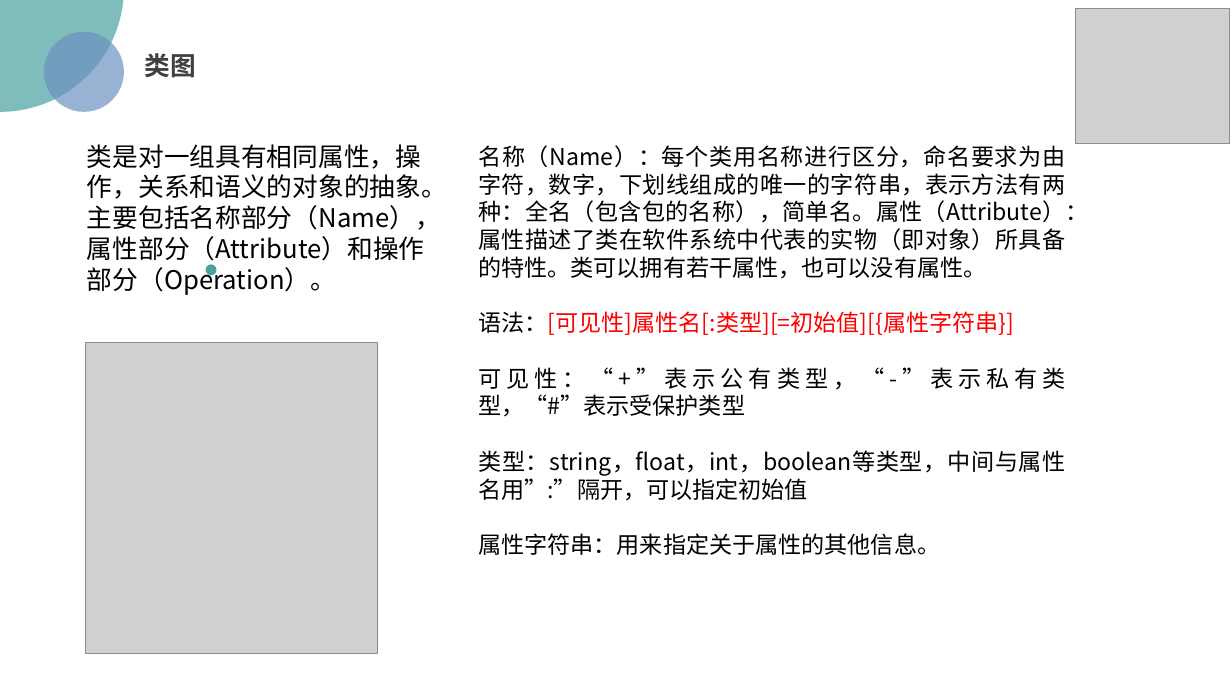
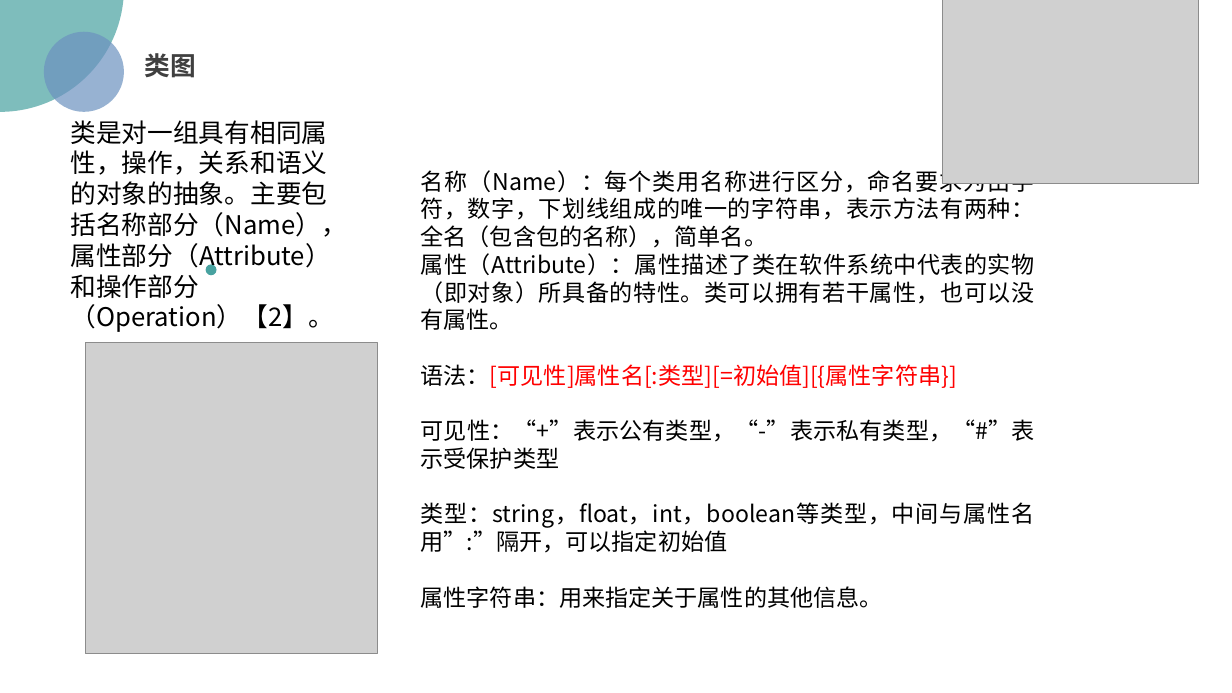
Before and after one commit to wyrda6/PRD2018-G17, a slide deck: slide 8 of 非受控文档/翻转课堂/UML基础1.pptx (slide 10 before the commit). Drawn at 1232x693 pixels with LibreOffice and Linux fonts; fonts in the diff are those of the drawing; grey boxes stand for pictures; background and template pictures are left out. Boxes give left, top, right and bottom in pixels: in the first picture for what was removed or moved away, otherwise in the second. Text is boxed around its words. In the diff, an @@ line names an element or a change of style, - is before the commit and + after.

```diff
--- a/非受控文档/翻转课堂/UML基础1.pptx
+++ b/非受控文档/翻转课堂/UML基础1.pptx
@@ picture: place and size @@
-picture at [1076,9,1230,144]
+picture at [943,0,1200,183]
@@ text at [70,120,347,332]: text changed; font Noto Sans CJK SC to Noto Sans CJK JP @@
-类是对一组具有相同属性，操作，关系和语义的对象的抽象。主要包括名称部分（Name），属性部分（Attribute）和操作部分（Operation）。
+类是对一组具有相同属性，操作，关系和语义的对象的抽象。主要包括名称部分（Name），属性部分（Attribute）和操作部分（Operation）【2】。
@@ text "名称（Name）：每个类用名称进行区分，命名要求为由字符，数字，下划线组成的唯一的字符串，表示方法有两种：全名（包含包的 ...": place and size @@
-text "名称（Name）：每个类用名称进行区分，命名要求为由字符，数字，下划线组成的唯一的字符串，表示方法有两种：全名（包含包的 ..." at [478,145,1089,555]
+text "名称（Name）：每个类用名称进行区分，命名要求为由字符，数字，下划线组成的唯一的字符串，表示方法有两种：全名（包含包的 ..." at [421,166,1035,608]
@@ text at [421,166,1035,330]: text changed; font Noto Sans CJK SC to Noto Sans CJK JP @@
-名称（Name）：每个类用名称进行区分，命名要求为由字符，数字，下划线组成的唯一的字符串，表示方法有两种：全名（包含包的名称），简单名。属性（Attribute）：属性描述了类在软件系统中代表的实物（即对象）所具备的特性。类可以拥有若干属性，也可以没有属性。
+名称（Name）：每个类用名称进行区分，命名要求为由字符，数字，下划线组成的唯一的字符串，表示方法有两种：全名（包含包的名称），简单名。
+属性（Attribute）：属性描述了类在软件系统中代表的实物（即对象）所具备的特性。类可以拥有若干属性，也可以没有属性。
```
Also in this commit, not shown: 56 other slides changed, 4 slides added, 4 slides removed.
